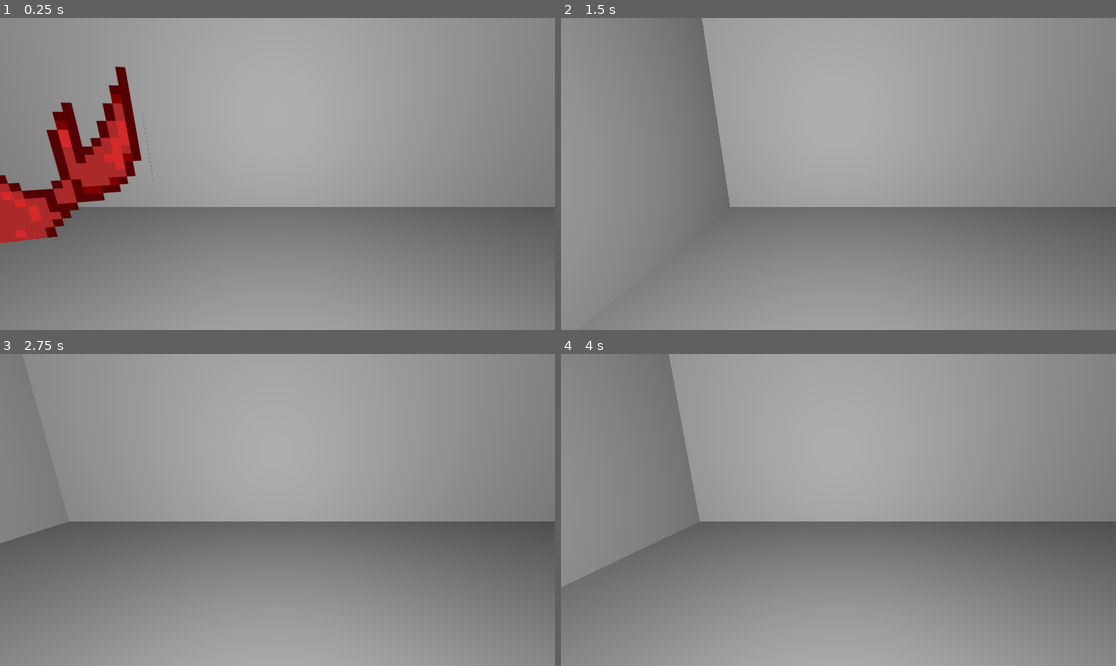
Above: before the commit, frames 1-4 (two rows, left to right).
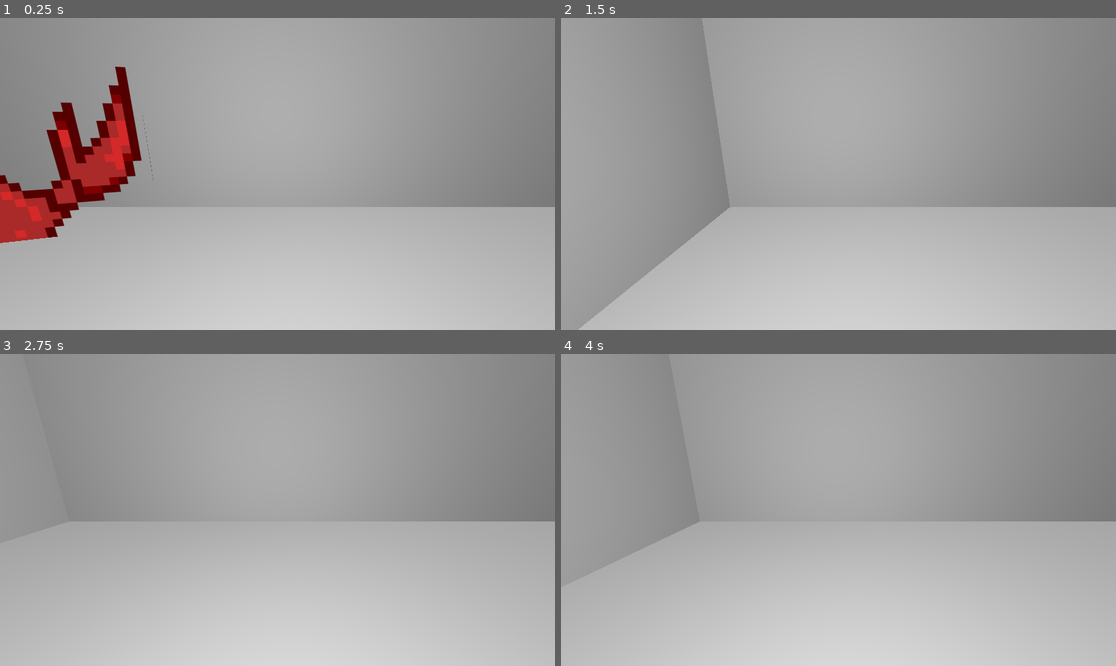
Above: after the commit, the same moments.

Repository: murumart/gd-blockgame
Game: Godot game, scene res://world/world.tscn
The game is run twice, just before and just after one commit, with the same random seed, the same clock (stepped at 60 frames per second) and the same inputs.
Inputs (mouse positions are in pixels of both pictures, inside the frame that each line leads up to):
- Up to frame 1 (0.25 s): no input
- Up to frame 2 (1.5 s): tap Enter at 0.5 s; move the mouse to (960, 158) at 0.52 s; hold D 0.53-1.25 s; tap Z at 0.6 s; click (960, 158) at 0.67 s; drag from (727, 189) to (810, 236) at 1.27 s
- Up to frame 3 (2.75 s): tap Space at 2 s; move the mouse to (333, 441) at 2.02 s; hold D from 2.03 s (still down); tap Q at 2.1 s; tap Z at 2.3 s
- Up to frame 4 (4 s): release D at 2.75 s; drag from (810, 572) to (672, 463) at 2.77 s; tap Enter at 3.5 s; move the mouse to (1005, 556) at 3.52 s; hold A from 3.53 s (still down); tap Shift at 3.6 s; tap Z at 3.8 s

The runs differ from the first frame. In frame 1, 38% of the frame differs, in the area x 0-100%, y 60-100%; in frame 2, 33%; in frame 3, 46%, in the area x 0-100%, y 53-100%; in frame 4, 44%.

Commit message:
debugging helpers

Diff:
--- /dev/null
+++ b/util/debug_binds.gd
@@ -0,0 +1,22 @@
+class_name Debug_Binds extends Node
+
+const DEBUG_MODES := [
+	RenderingServer.VIEWPORT_DEBUG_DRAW_DISABLED,
+	RenderingServer.VIEWPORT_DEBUG_DRAW_WIREFRAME,
+]
+var _current_mode := 0
+var _vp: Viewport
+
+
+func _ready() -> void:
+	_vp = get_viewport()
+	print("Debug_Binds::_ready : viewport is ", _vp)
+
+
+func _unhandled_key_input(event: InputEvent) -> void:
+	var e := event as InputEventKey
+	if e.pressed: match e.keycode:
+		KEY_Z:
+			RenderingServer.viewport_set_debug_draw(
+				_vp.get_viewport_rid(), DEBUG_MODES[_current_mode])
+			_current_mode = posmod(_current_mode + 1, DEBUG_MODES.size())
--- /dev/null
+++ b/util/fps_timer.gd
@@ -0,0 +1,12 @@
+class_name Debug_FpsTimer extends Timer
+
+
+func _ready() -> void:
+	one_shot = false
+	wait_time = 1.0
+	timeout.connect(_print_fps)
+	start()
+
+
+func _print_fps() -> void:
+	print("FPS : ", Engine.get_frames_per_second())
--- a/world/rendering/chunk_renderer.gd
+++ b/world/rendering/chunk_renderer.gd
@@ -21,7 +21,8 @@
 	assert(is_instance_valid(world))
 	assert(pos not in meshes)
 	assert(pos not in instances)
-	print("ChunkRenderer::_create_chunk_render : creating chunk render at ", pos)
+	var start := Time.get_ticks_msec()
+	#print("ChunkRenderer::_create_chunk_render : creating chunk render at ", pos)
 	var cs := Chunks.CHUNK_SIZE
 
 	var instance := rs.instance_create()
@@ -77,6 +78,7 @@
 	if vx.size() == 0:
 		return
 	rs.mesh_add_surface_from_arrays(mesh, rs.PRIMITIVE_TRIANGLES, ia)
+	print("ChunkRenderer::_create_chunk_render : chunk meshing took ", Time.get_ticks_msec() - start, " ms")
 
 
 func _append_face_z_pos(
--- a/world/world.tscn
+++ b/world/world.tscn
@@ -1,12 +1,19 @@
-[gd_scene load_steps=4 format=3 uid="uid://cmkexumlctotr"]
+[gd_scene load_steps=6 format=3 uid="uid://cmkexumlctotr"]
 
 [ext_resource type="Script" uid="uid://cufc5snki2oh2" path="res://world/world.gd" id="1_6xmxd"]
 [ext_resource type="Script" uid="uid://bqu8wqj3go0fy" path="res://addons/simple_free_look_camera/camera.gd" id="2_tcf2h"]
 [ext_resource type="Texture2D" uid="uid://b87bewhjjtpaj" path="res://carcinous_scope_incomprehensible.png" id="3_4717r"]
+[ext_resource type="Script" uid="uid://7idfxdiph6y0" path="res://util/fps_timer.gd" id="4_h5o24"]
+[ext_resource type="Script" uid="uid://uqi1qc0cl1sc" path="res://util/debug_binds.gd" id="5_mmdvd"]
 
 [node name="World" type="Node3D"]
 script = ExtResource("1_6xmxd")
 metadata/_custom_type_script = "uid://cufc5snki2oh2"
+
+[node name="DirectionalLight3D" type="DirectionalLight3D" parent="."]
+transform = Transform3D(-0.8660254, -0.43301278, 0.25, 0, 0.49999997, 0.86602545, -0.50000006, 0.75, -0.43301266, 0, 0, 0)
+directional_shadow_mode = 0
+sky_mode = 1
 
 [node name="Camera3D" type="Camera3D" parent="."]
 transform = Transform3D(1, 0, 0, 0, 0.9660026, 0.25853243, 0, -0.25853243, 0.9660026, 0, 2.327845, 5.176222)
@@ -27,3 +34,11 @@
 light_energy = 5.359
 omni_range = 127.589
 omni_attenuation = 0.417
+
+[node name="FpsTimer" type="Timer" parent="."]
+script = ExtResource("4_h5o24")
+metadata/_custom_type_script = "uid://7idfxdiph6y0"
+
+[node name="Debug_Binds" type="Node" parent="."]
+script = ExtResource("5_mmdvd")
+metadata/_custom_type_script = "uid://uqi1qc0cl1sc"
Not shown, added: util/debug_binds.gd.uid
Not shown, added: util/fps_timer.gd.uid
